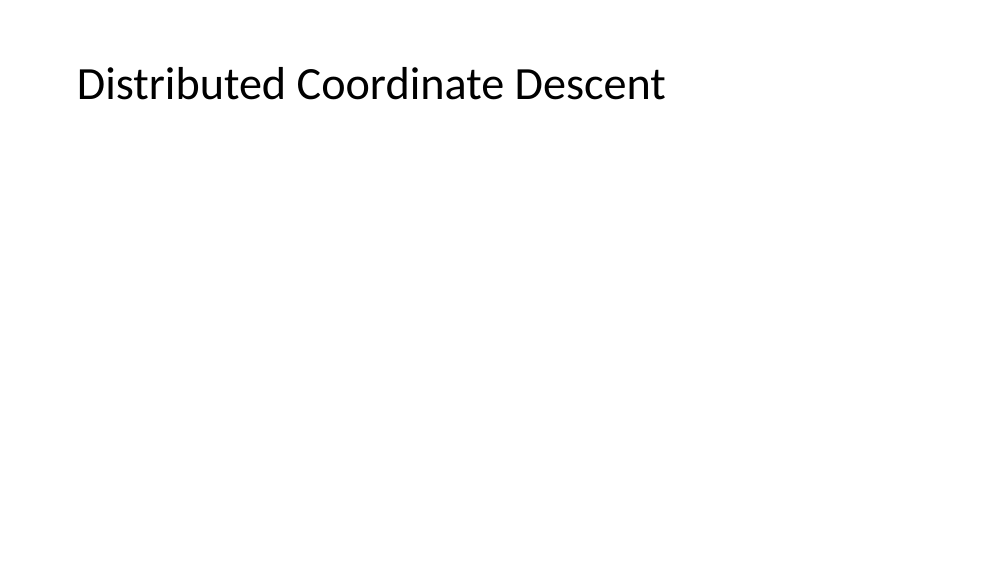
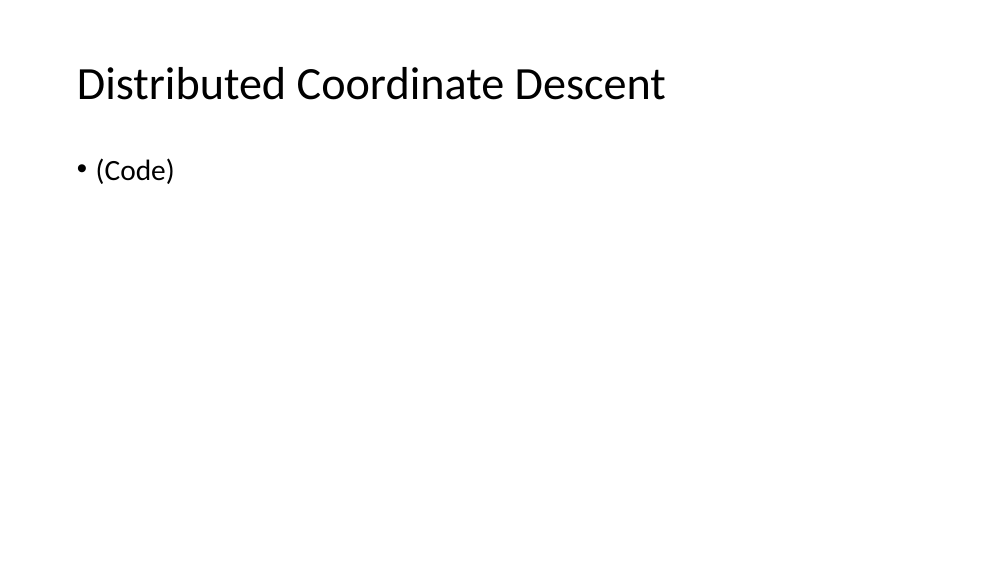
Before and after one commit to lord-blueberry/p9-doc, a slide deck: slide 18 of SKA-Days/Towards Distributed Image Reconstruction.pptx (slide 12 before the commit). Drawn at 1008x567 pixels with LibreOffice and Linux fonts; fonts in the diff are those of the drawing. Boxes give left, top, right and bottom in pixels: in the first picture for what was removed or moved away, otherwise in the second. Text is boxed around its words. In the diff, an @@ line names an element or a change of style, - is before the commit and + after.

```diff
--- a/SKA-Days/Towards Distributed Image Reconstruction.pptx
+++ b/SKA-Days/Towards Distributed Image Reconstruction.pptx
@@ text added at (x1=96, y1=158, x2=175, y2=184), 28 pt, text #000000 @@
+• (Code)
```
Also in this commit, not shown: 7 other slides changed, 9 slides added, 1 slide removed, 7 other files.
